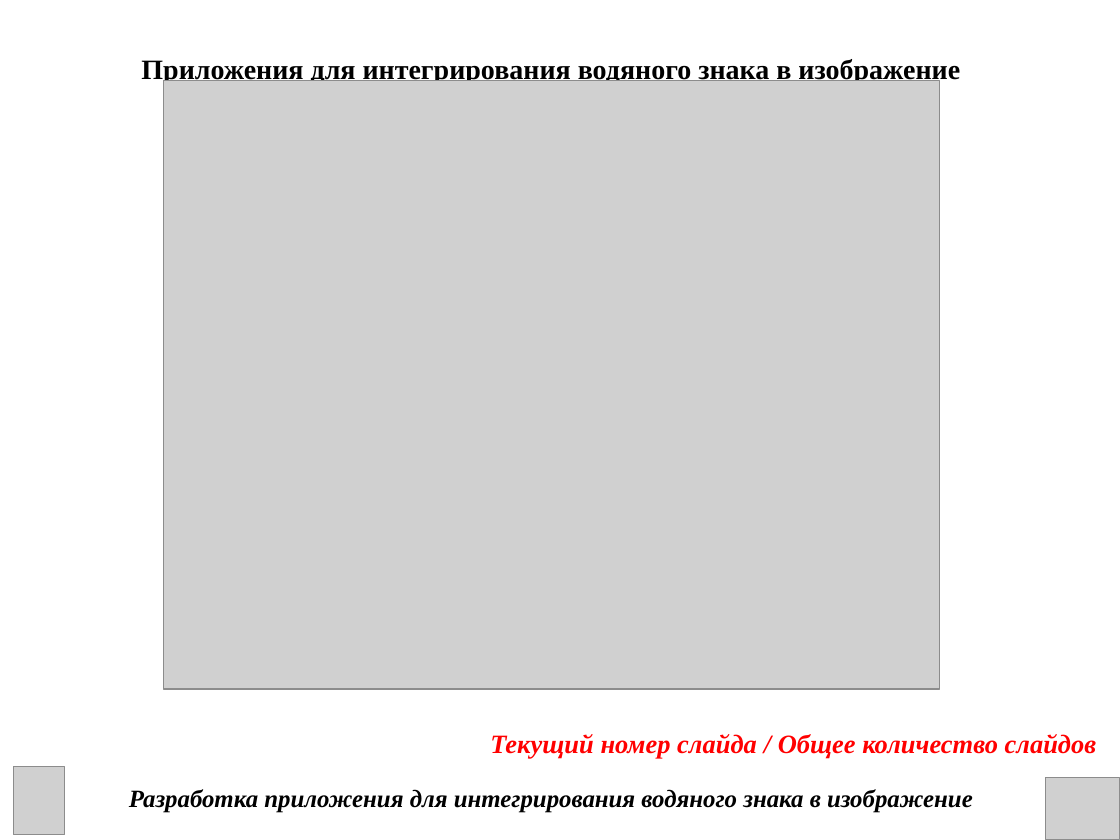
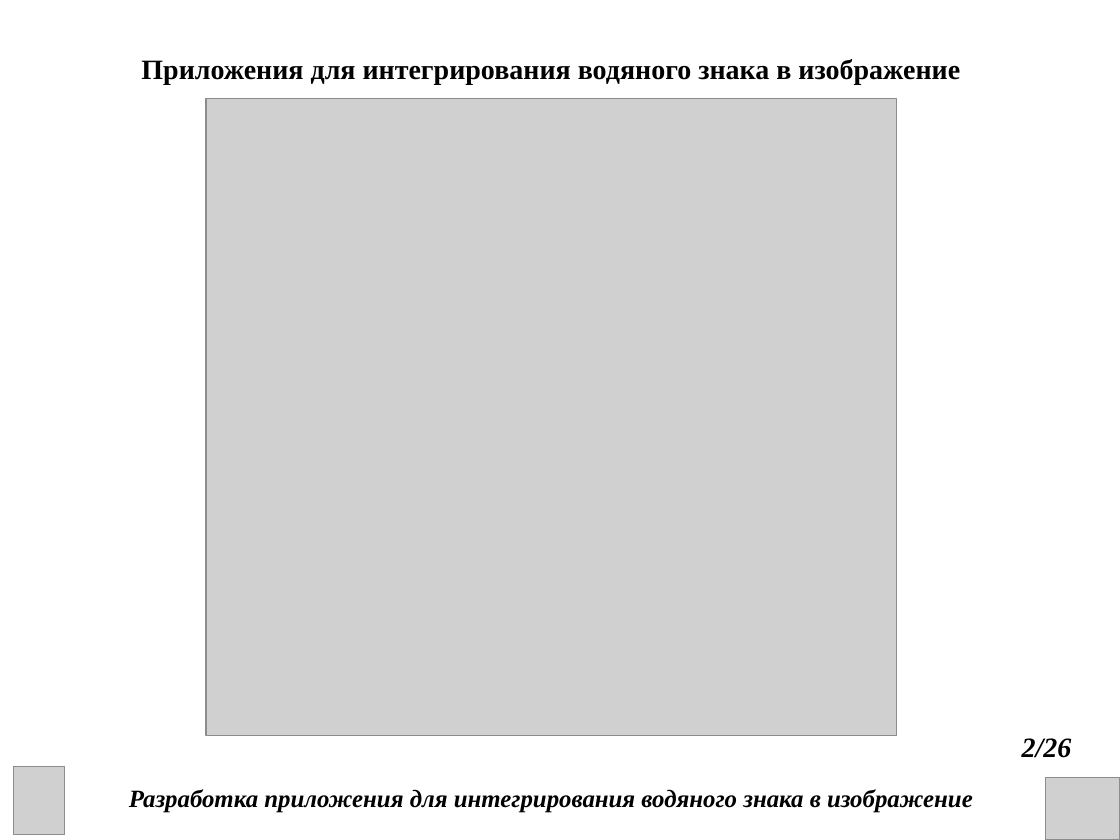
Before and after one commit to DanChoys1/DanChoys, a slide deck: slide 2 of КП презентация.ppt (slide 5 before the commit). Drawn at 1120x840 pixels with LibreOffice and Linux fonts; fonts in the diff are those of the drawing; grey boxes stand for pictures. Boxes give left, top, right and bottom in pixels: in the first picture for what was removed or moved away, otherwise in the second. Text is boxed around its words. In the diff, an @@ line names an element or a change of style, - is before the commit and + after.

```diff
--- a/КП презентация.ppt
+++ b/КП презентация.ppt
@@ picture: place and size @@
-picture at (164,81,940,689)
+picture at (206,99,896,736)
@@ text removed at (490,734,1096,759) @@
-Текущий номер слайда / Общее количество слайдов
@@ text added at (1022,738,1072,758), 18 pt, text #000000, bold, italic @@
+2/26
```
Also in this commit, not shown: 21 other slides changed, 4 slides added, 1 slide removed, 1 other file.
